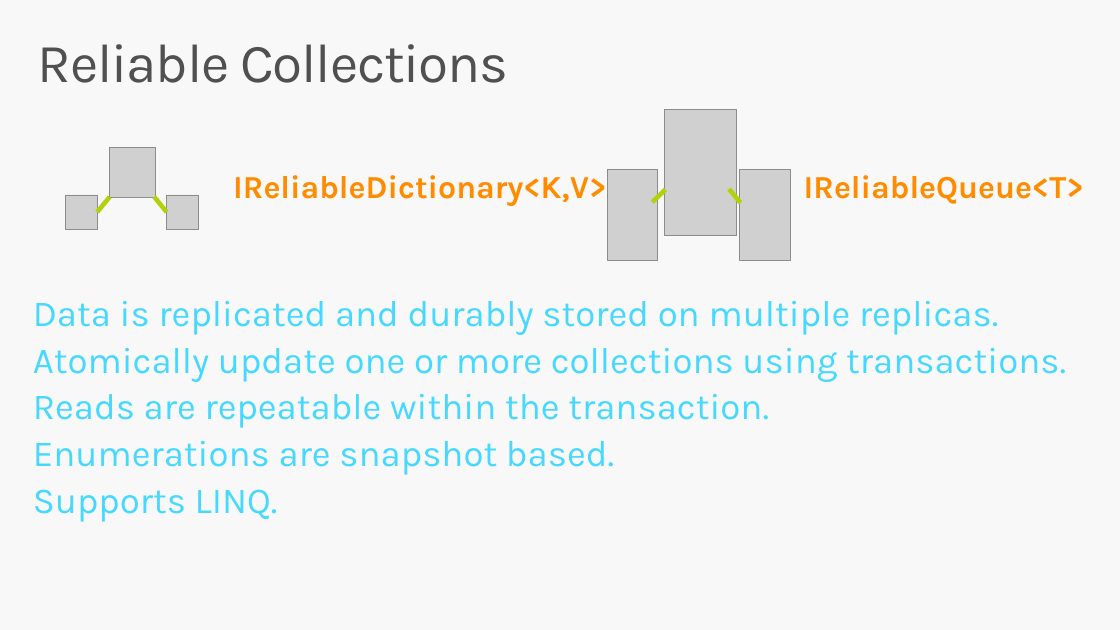
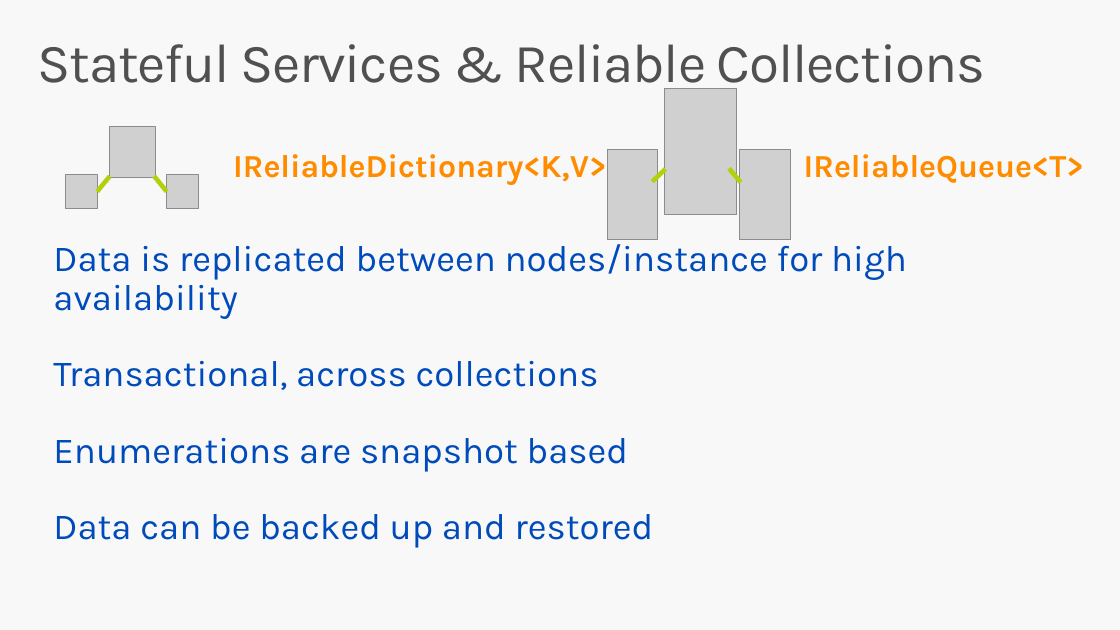
Before and after one commit to brentstineman/PersonalStuff, a slide deck: slide 18 of Presentations/Service Fabric/ServiceFabric Introduction.pptx (slide 22 before the commit). Drawn at 1120x630 pixels with LibreOffice and Linux fonts; fonts in the diff are those of the drawing; grey boxes stand for pictures. Boxes give left, top, right and bottom in pixels: in the first picture for what was removed or moved away, otherwise in the second. Text is boxed around its words. In the diff, an @@ line names an element or a change of style, - is before the commit and + after.

```diff
--- a/Presentations/Service Fabric/ServiceFabric Introduction.pptx
+++ b/Presentations/Service Fabric/ServiceFabric Introduction.pptx
@@ title at box(38, 44, 985, 96): text changed @@
-Reliable Collections
+Stateful Services & Reliable Collections
@@ 6 pictures, 4 lines, 2 texts: place and size @@
-6 pictures, 4 lines, 2 texts at box(66, 110, 1084, 260)
+6 pictures, 4 lines, 2 texts at box(66, 89, 1084, 240)
@@ text at box(53, 237, 907, 548): text changed; text colour #47D8FF to #004BBC @@
-Data is replicated and durably stored on multiple replicas.
-Atomically update one or more collections using transactions.
-Reads are repeatable within the transaction.
-Enumerations are snapshot based.
-Supports LINQ.
+Data is replicated between nodes/instance for high availability
+Transactional, across collections
+Enumerations are snapshot based
+Data can be backed up and restored
```
Also in this commit, not shown: 10 other slides changed, 2 slides added, 5 slides removed.
